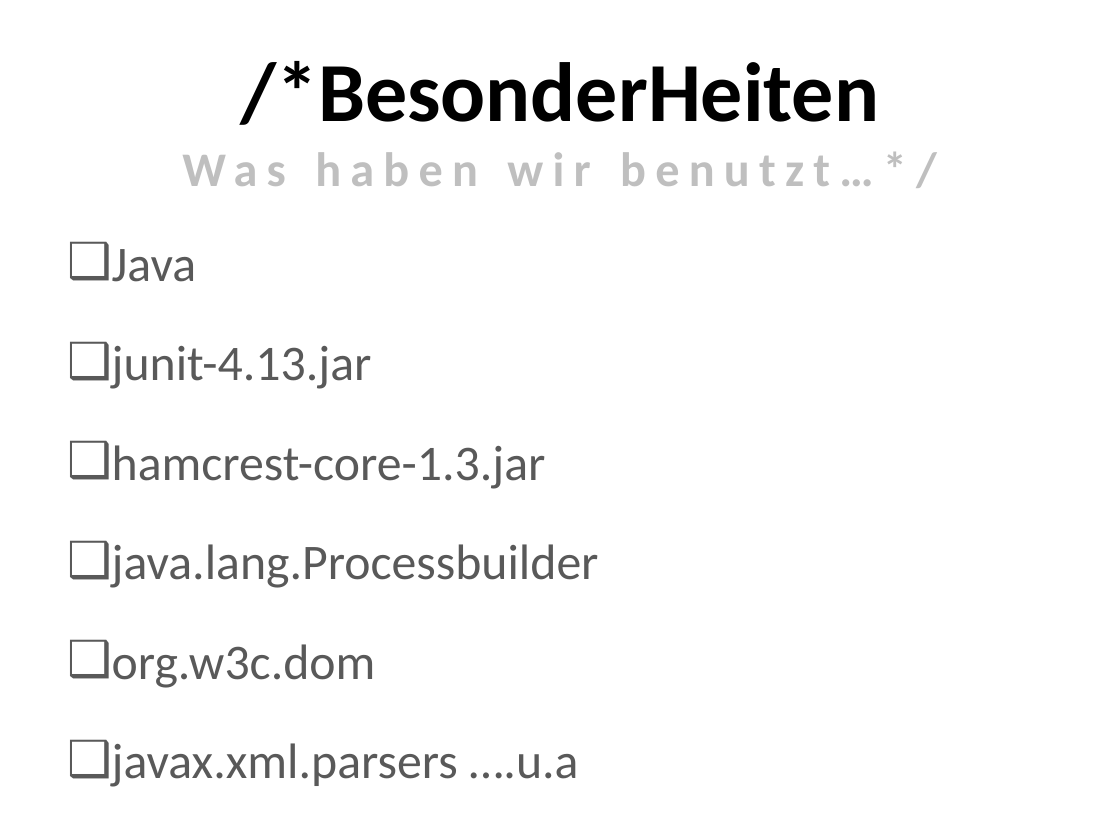
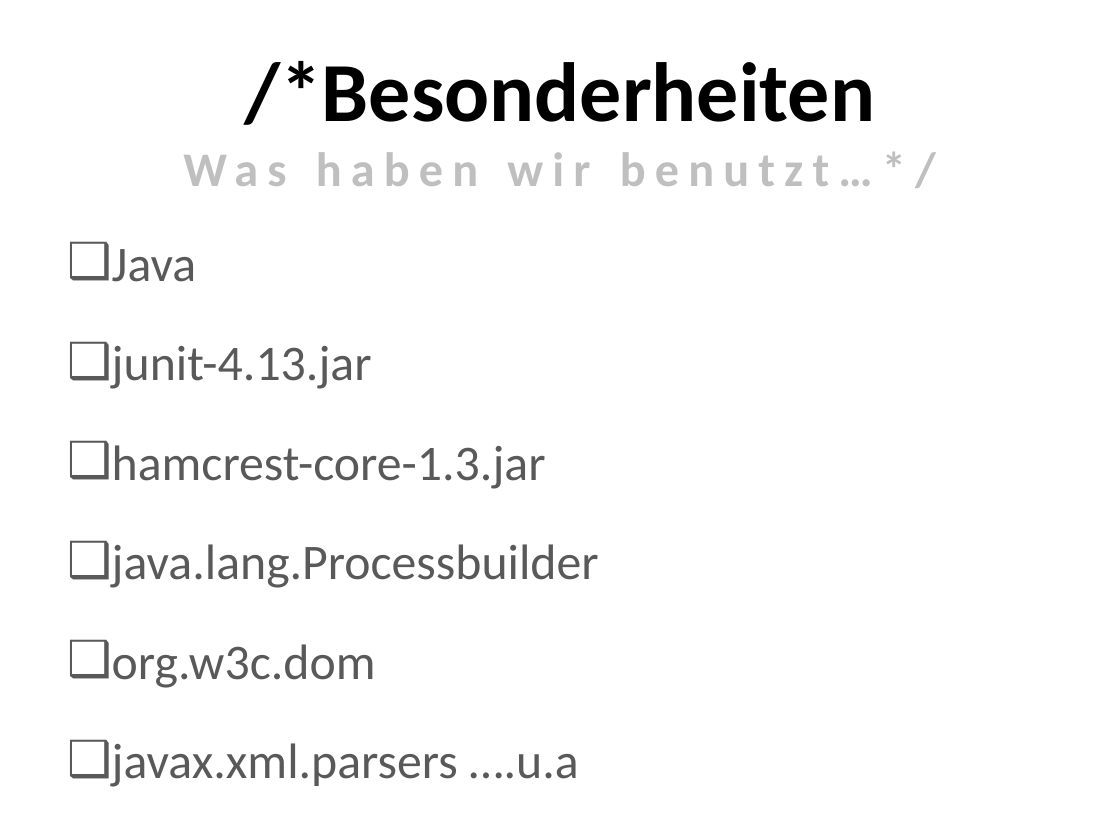
Before and after one commit to mostermann96/SWT2, a slide deck: slide 3 of 5_Regressionstests/Main_v2/Präsentation.pptx. Drawn at 1120x840 pixels with LibreOffice and Linux fonts; fonts in the diff are those of the drawing. Boxes give left, top, right and bottom in pixels: in the first picture for what was removed or moved away, otherwise in the second. Text is boxed around its words. In the diff, an @@ line names an element or a change of style, - is before the commit and + after.

```diff
--- a/5_Regressionstests/Main_v2/Präsentation.pptx
+++ b/5_Regressionstests/Main_v2/Präsentation.pptx
@@ text at (183,61,936,188): text changed @@
-/*BesonderHeiten
-Was haben wir benutzt…*/
+/*Besonderheiten
+Was haben wir benutzt…*/
```
Also in this commit, not shown: 10 other slides changed, 1 slide added.
